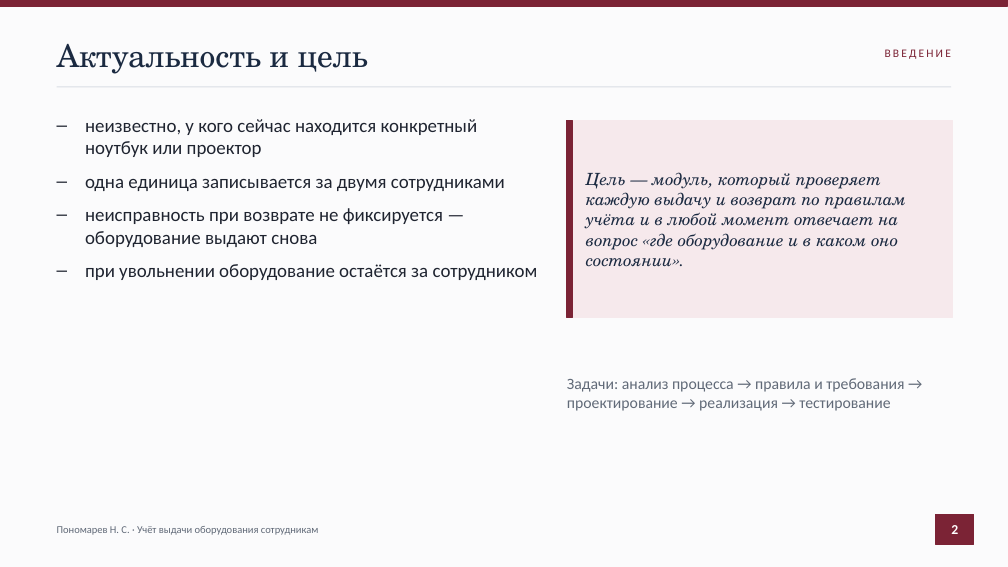
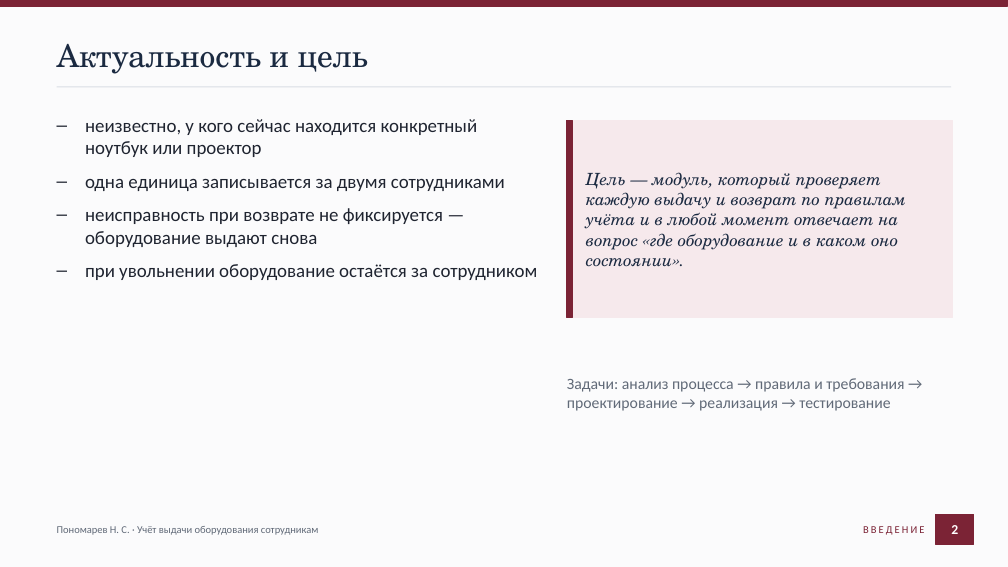
Before and after one commit to Black287234/KP-Nek, a slide deck: slide 2 of docs/Презентация.pptx. Drawn at 1008x567 pixels with LibreOffice and Linux fonts; fonts in the diff are those of the drawing. Boxes give left, top, right and bottom in pixels: in the first picture for what was removed or moved away, otherwise in the second. Text is boxed around its words. In the diff, an @@ line names an element or a change of style, - is before the commit and + after.

```diff
--- a/docs/Презентация.pptx
+++ b/docs/Презентация.pptx
@@ text "ВВЕДЕНИЕ": place and size @@
-text "ВВЕДЕНИЕ" at [885,49,951,59]
+text "ВВЕДЕНИЕ" at [863,526,924,535]
@@ text "ВВЕДЕНИЕ" at [863,526,924,535]: size 11 to 10 pt @@
```
Also in this commit, not shown: 10 other slides changed, 2 slides added, 1 slide removed, 15 other files.
